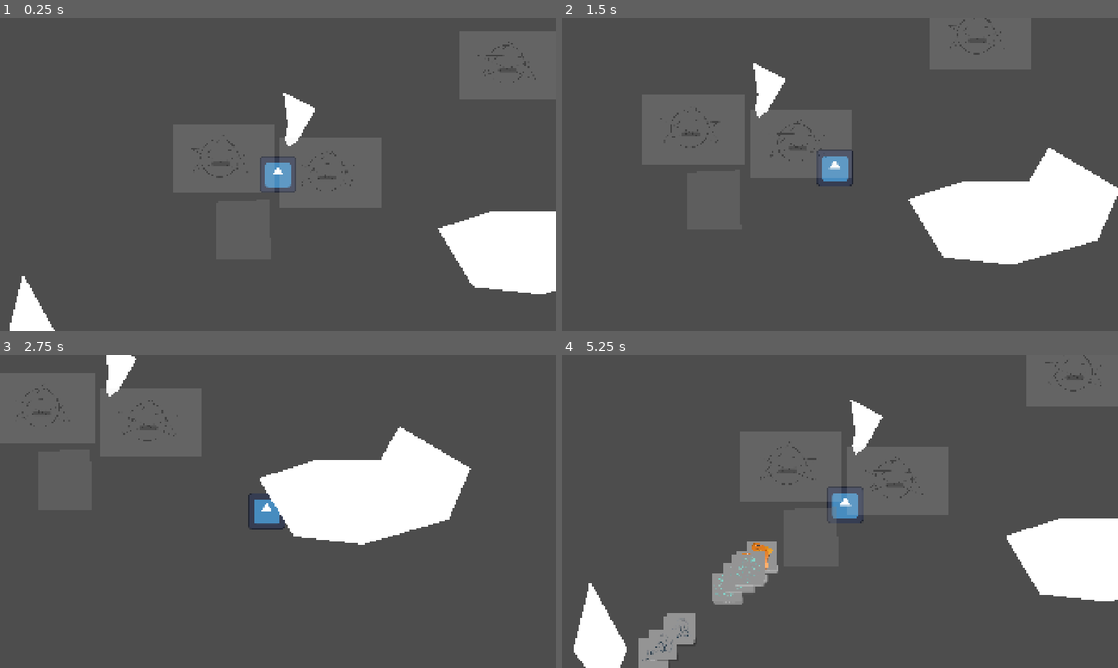
Above: before the commit, frames 1-4 (two rows, left to right).
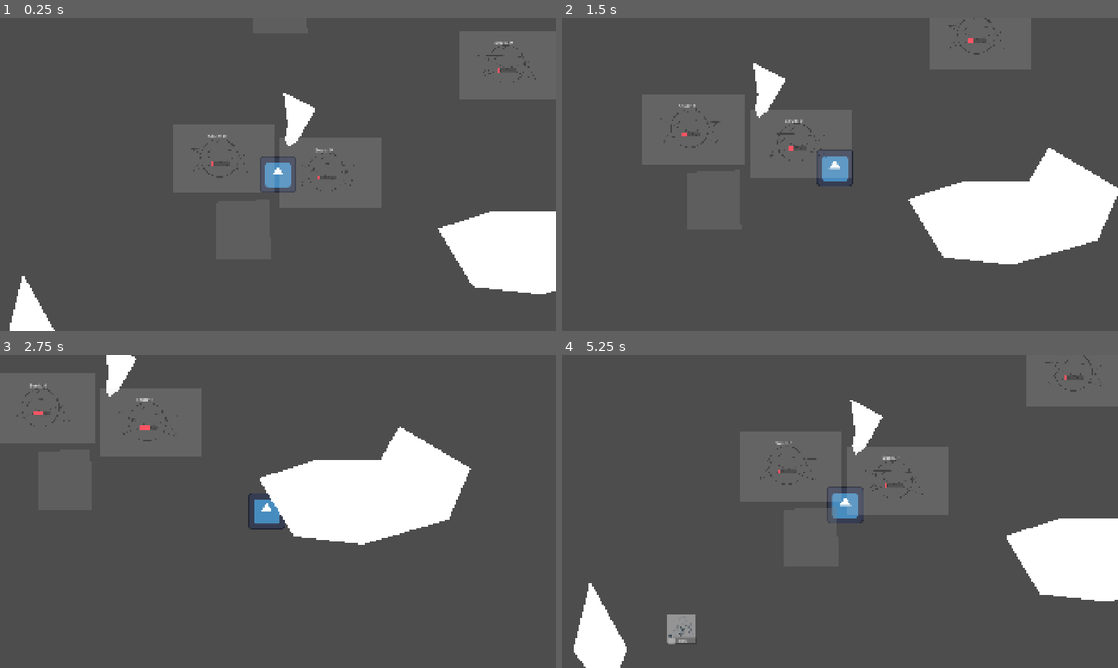
Above: after the commit, the same moments.

Repository: skeeeth/Allstar-Cult-Slip
Game: Godot game, scene res://Source/Level/World/World.tscn
Same seed, same stepped clock (60 frames per second), same inputs: the game is played once before the commit and once after it. The engine's default icon, where the game draws it, is replaced by a stand-in: a white triangle on a blue panel in a dark square.
Inputs:
- Up to frame 1 (0.25 s): no input
- Up to frame 2 (1.5 s): tap Enter at 0.5 s; hold D (right) 0.53-1.28 s; hold E (Interact) 0.53-1.28 s; tap 2 (two) at 0.8, 1.35 s; hold S (down) from 1.28 s (still down)
- Up to frame 3 (2.75 s): tap E (Interact) at 1.55 s; release S (down) at 2.03 s; hold D (right) from 2.03 s (still down); hold E (Interact) from 2.03 s (still down); tap 2 (two) at 2.3 s
- Up to frame 4 (5.25 s): release D (right) at 2.78 s; release E (Interact) at 2.78 s; hold W (up) 2.78-3.53 s; tap 1 (one) at 2.85 s; tap E (Interact) at 3.05, 4.35 s; hold 2 (two) 3.53-4.28 s; hold A (left) 3.53-5.03 s; hold S (down) from 5.03 s (still down); hold 2 (two) from 5.03 s (still down)

The runs differ from the first frame. In frame 1, less than 0.1% of the frame differs, in the area x 37-93%, y 7-52%; in frame 2, less than 0.1%; in frame 3, 0.1%; in frame 4, 2.4%, in the area x 13-91%, y 6-100%.

Commit message:
Single Target Tower

Diff:
--- a/Assets/SSS_theme.tres
+++ b/Assets/SSS_theme.tres
@@ -1,3 +1,7 @@
 [gd_resource type="Theme" format=3 uid="uid://c8fudp8ycih5q"]
 
+[sub_resource type="StyleBoxFlat" id="StyleBoxFlat_g6o72"]
+bg_color = Color(1, 0.32747653, 0.3874087, 1)
+
 [resource]
+ProgressBar/styles/fill = SubResource("StyleBoxFlat_g6o72")
--- a/Source/Interactable/Circle/ResourceCircle.tscn
+++ b/Source/Interactable/Circle/ResourceCircle.tscn
@@ -7,7 +7,6 @@
 
 [node name="ResourceCircle" type="Node2D" unique_id=2118307154]
 script = ExtResource("1_8jeps")
-type = "Wood"
 
 [node name="Interaction Area" parent="." unique_id=268138595 instance=ExtResource("1_o0f0r")]
 
@@ -29,4 +28,19 @@
 offset_bottom = 30.0
 grow_horizontal = 2
 theme = ExtResource("4_vj2be")
+value = 17.04
 show_percentage = false
+
+[node name="Count Text" type="Label" parent="." unique_id=976405230]
+anchors_preset = 8
+anchor_left = 0.5
+anchor_top = 0.5
+anchor_right = 0.5
+anchor_bottom = 0.5
+offset_left = -26.0
+offset_top = -85.0
+offset_right = 5.0
+offset_bottom = -62.0
+grow_horizontal = 2
+grow_vertical = 2
+text = "text"
--- a/Source/Interactable/Circle/resource_circle.gd
+++ b/Source/Interactable/Circle/resource_circle.gd
@@ -7,24 +7,35 @@
 
 @onready var interact_hitbox: Interactable = $"Interaction Area"
 @onready var progress_bar: ProgressBar = $ProgressBar
+@onready var count_text: Label = $"Count Text"
 
 func _ready() -> void:
 	interact_hitbox.interacted.connect(on_interaction)
-
-
+	roll_resource()
 
 func on_interaction():
 	if store >= 1:
 		ResourceManager.add_resource(type,store)
 		store = 0
+		progress = 0
+		roll_resource()
 
 func _process(delta: float) -> void:
 	progress += delta
 	if progress >= cadence:
 		progress -= cadence
 		store += 1
+		_set_text()
 
-	progress_bar.value = delta
+	progress_bar.value = progress
 
 func roll_resource():
+	var t = ResourceManager.ResourceTypes.values().pick_random()
+	type = ResourceManager.ResourceNames[t]
+	cadence = ResourceManager.ResourceCadence[t]
+
 	progress_bar.max_value = cadence
+	_set_text()
+
+func _set_text():
+	count_text.text = "%s: %s" % [type,store]
--- a/Source/Interactable/Tower Site/TowerSite.tscn
+++ b/Source/Interactable/Tower Site/TowerSite.tscn
@@ -4,10 +4,11 @@
 [ext_resource type="PackedScene" uid="uid://chb2l2bjixpa2" path="res://Source/Interactable/Interactable.tscn" id="1_v6gqn"]
 [ext_resource type="Script" uid="uid://dlv0kunqio4rh" path="res://Source/Interactable/Towers/TowerData.gd" id="2_0yyf7"]
 [ext_resource type="Resource" uid="uid://cwdovgn6qws6s" path="res://Source/Interactable/Towers/List/BananaField.tres" id="3_m2jwy"]
+[ext_resource type="Resource" uid="uid://q28bs4ba3fb4" path="res://Source/Interactable/Towers/List/Spore Cannon.tres" id="4_m2jwy"]
 
 [node name="TowerSite" type="Node2D" unique_id=655530917]
 script = ExtResource("1_h1xah")
-tower_pool = Array[ExtResource("2_0yyf7")]([ExtResource("3_m2jwy")])
+tower_pool = Array[ExtResource("2_0yyf7")]([ExtResource("3_m2jwy"), ExtResource("4_m2jwy")])
 
 [node name="Interaction Area" parent="." unique_id=268138595 instance=ExtResource("1_v6gqn")]
 scale = Vector2(2.095, 2.095)
--- a/Source/Interactable/Tower Site/tower_site.gd
+++ b/Source/Interactable/Tower Site/tower_site.gd
@@ -29,3 +29,5 @@
 func _input(event: InputEvent) -> void:
 	if event.is_action_pressed("one"):
 		blueprint = tower_pool[0]
+	if event.is_action_pressed("two"):
+		blueprint = tower_pool[1]
--- a/Source/Interactable/Towers/List/BananaField.tres
+++ b/Source/Interactable/Towers/List/BananaField.tres
@@ -7,4 +7,5 @@
 cost = Dictionary[String, int]({
 "Bananas": 4
 })
+area_size = 200.0
 metadata/_custom_type_script = "uid://dlv0kunqio4rh"
--- /dev/null
+++ b/Source/Interactable/Towers/List/Spore Cannon.tres
@@ -0,0 +1,13 @@
+[gd_resource type="Resource" script_class="TowerData" format=3 uid="uid://q28bs4ba3fb4"]
+
+[ext_resource type="Script" uid="uid://dlv0kunqio4rh" path="res://Source/Interactable/Towers/TowerData.gd" id="1_6b1dq"]
+
+[resource]
+script = ExtResource("1_6b1dq")
+cost = Dictionary[String, int]({
+"Spores": 4
+})
+trigger_condition = 1
+trigger_time = 0.05
+area_size = 500.0
+metadata/_custom_type_script = "uid://dlv0kunqio4rh"
--- a/Source/Interactable/Towers/Tower.gd
+++ b/Source/Interactable/Towers/Tower.gd
@@ -7,12 +7,18 @@
 var units_inside:Array[Unit]
 
 var targets:Array[Unit]
+var max_targets:int = 1
 
 var area_time:float = 0
+var target_time:Dictionary[Unit,float]
+@export var range_shape: CollisionShape2D
 
 static func create(from_data:TowerData) -> Tower: #Make sure to add to scene!
 	var new_tower:Tower = self_scene.instantiate()
 	new_tower.data = from_data
+	var circle = CircleShape2D.new()
+	circle.radius = from_data.area_size
+	new_tower.range_shape.shape = circle
 	return new_tower
 
 
@@ -29,29 +35,51 @@
 
 func register_unit(u:Unit):
 	units_inside.append(u)
+	u.died.connect(unregister_unit)
 	match data.trigger_condition:
 		TowerData.trigger_conditions.ENTRY:
 			targets.append(u)
-			trigger()
+			trigger_single(u)
 			targets.erase(u)
 		TowerData.trigger_conditions.AREA_TIME:
 			targets.append(u)
 		TowerData.trigger_conditions.UNIT_TIME:
-			pass
+			set_target_last()
 
 func unregister_unit(u:Unit):
 	units_inside.erase(u)
+	targets.erase(u)
+	target_time.erase(u)
+	set_target_last()
 
 func _process(delta: float) -> void:
 	match data.trigger_condition:
 		TowerData.trigger_conditions.AREA_TIME:
 			area_time += delta
 			if area_time >= data.trigger_time:
-				trigger()
+				trigger_all()
 				area_time -= data.trigger_time
+		TowerData.trigger_conditions.UNIT_TIME:
+			for u in targets:
+				target_time[u] += delta
+				if target_time[u] >= data.trigger_time:
+					target_time[u] -= data.trigger_time
+					trigger_single(u)
 
 
 
-func trigger():
+func trigger_all():
 	for u in targets:
-		u.take_damage(data.effect_strength)
+		trigger_single(u)
+
+
+func trigger_single(u:Unit):
+	u.take_damage(data.effect_strength)
+
+func set_target_last():
+	if targets.size() < max_targets:
+		if data.trigger_condition == TowerData.trigger_conditions.UNIT_TIME:
+			var u = units_inside.back()
+			if u == null: return
+			targets.append(u)
+			target_time[u] = 0.0
--- a/Source/Interactable/Towers/Tower.tscn
+++ b/Source/Interactable/Towers/Tower.tscn
@@ -12,8 +12,9 @@
 [sub_resource type="RectangleShape2D" id="RectangleShape2D_hv3xy"]
 size = Vector2(216, 225)
 
-[node name="Tower" type="Node2D" unique_id=447039082]
+[node name="Tower" type="Node2D" unique_id=447039082 node_paths=PackedStringArray("range_shape")]
 script = ExtResource("1_hv3xy")
+range_shape = NodePath("Effect Area/CollisionShape2D")
 
 [node name="Sprite2D" type="Sprite2D" parent="." unique_id=81413410]
 modulate = Color(0.74, 0.74, 0.74, 1)
--- a/Source/Level/Resource/ResourceManager.gd
+++ b/Source/Level/Resource/ResourceManager.gd
@@ -4,7 +4,18 @@
 signal key_update(key:String, change:int)
 
 var current:Dictionary[String, int]
+enum ResourceTypes{B,O,U}
+const ResourceNames:Dictionary[ResourceTypes,String] = {
+	ResourceManager.ResourceTypes.B: "Bananas",
+	ResourceManager.ResourceTypes.O: "Spores",
+	ResourceManager.ResourceTypes.U: "Souls",
+}
 
+var ResourceCadence:Dictionary[ResourceTypes,float] = {
+	ResourceManager.ResourceTypes.B: 2.0,
+	ResourceManager.ResourceTypes.O: 0.5,
+	ResourceManager.ResourceTypes.U: 5.0,
+}
 
 func add_resource(type:String, amount:int):
 	if current.has(type):
--- a/Source/Level/World/EnemyInstancer.gd
+++ b/Source/Level/World/EnemyInstancer.gd
@@ -1,20 +1,20 @@
 extends Node
 
 @onready var wave_timer: Timer = $Timer
-var scatter_range:float = 20
+var scatter_range:float = 300
 
 @export var enemy_pool:Array[EnemyData]
 @export var spawn_points:Array[Node2D]
 var next_point:Node2D
 var next_type:EnemyData
-var next_count:int = 4
+@export var next_count:int = 4
 
 func _ready() -> void:
 	determine_wave()
 
 
 func _on_timer_timeout() -> void:
-	#wave_timer.wait_time = 30
+	wave_timer.wait_time = 5
 	wave_timer.start()
 
 	spawn_wave(next_point,next_type,next_count)
--- a/Source/Level/World/World.tscn
+++ b/Source/Level/World/World.tscn
@@ -13,9 +13,9 @@
 [ext_resource type="PackedScene" uid="uid://ditooupt0qhfe" path="res://Source/Level/World/Base/Base.tscn" id="11_1obq6"]
 
 [sub_resource type="NavigationPolygon" id="NavigationPolygon_pkxw5"]
-vertices = PackedVector2Array(-822, 733, -750, 578, 673, 387, 911, 415, -378.75, 1499.5703, -30.296875, -1225.5938, 2089.3984, 14.1171875, 131, -226, 18, -285, -2154.6797, -129.67969, 552, 187, -881, 343, 36, -94, 34, -173, 28, -145, 24, -122, 67, -116, 1039, 8, 970, 125, 745, 125, 1208, 329, 1284, 153, -940, 585)
-polygons = Array[PackedInt32Array]([PackedInt32Array(0, 1, 2, 3, 4), PackedInt32Array(5, 6, 7, 8), PackedInt32Array(9, 5, 8), PackedInt32Array(10, 2, 1, 11, 12), PackedInt32Array(9, 8, 13, 14), PackedInt32Array(9, 14, 15), PackedInt32Array(16, 7, 6, 17), PackedInt32Array(9, 15, 12, 11), PackedInt32Array(17, 18, 19, 16), PackedInt32Array(20, 21, 6), PackedInt32Array(20, 6, 4), PackedInt32Array(3, 20, 4), PackedInt32Array(0, 4, 9, 22), PackedInt32Array(11, 22, 9), PackedInt32Array(10, 12, 16, 19), PackedInt32Array(17, 6, 21)])
-outlines = Array[PackedVector2Array]([PackedVector2Array(-30, -1237, -2172, -132, -380, 1512, 2109, 14)])
+vertices = PackedVector2Array(-750, 578, 911, 415, 6870.242, 546.4219, -141.71875, 3724.4375, -822, 733, 503.5625, -3598.3516, 131, -226, 18, -285, -5492.617, -310.65625, -940, 585, -881, 343, 34, -173, 28, -145, 24, -122, 36, -94, 1208, 329, 1284, 153, 67, -116, 1039, 8, 970, 125, 745, 125, 552, 187, 673, 387)
+polygons = Array[PackedInt32Array]([PackedInt32Array(0, 1, 2, 3, 4), PackedInt32Array(5, 2, 6, 7), PackedInt32Array(4, 3, 8, 9), PackedInt32Array(8, 5, 7, 10), PackedInt32Array(10, 9, 8), PackedInt32Array(10, 7, 11, 12), PackedInt32Array(10, 12, 13), PackedInt32Array(10, 13, 14, 0), PackedInt32Array(15, 16, 2), PackedInt32Array(17, 6, 2), PackedInt32Array(18, 19, 20, 14), PackedInt32Array(14, 17, 2, 18), PackedInt32Array(2, 16, 18), PackedInt32Array(14, 20, 21, 0), PackedInt32Array(0, 21, 22), PackedInt32Array(1, 15, 2), PackedInt32Array(0, 22, 1)])
+outlines = Array[PackedVector2Array]([PackedVector2Array(504, -3610, -5511, -312, -143, 3736, 6891, 548)])
 
 [node name="Node2D" type="Node2D" unique_id=1300881241]
 
@@ -23,6 +23,7 @@
 script = ExtResource("6_6f6u3")
 enemy_pool = Array[ExtResource("2_0q3rt")]([ExtResource("3_a066j"), ExtResource("4_1obq6"), ExtResource("5_8er02")])
 spawn_points = [NodePath("../Spawn Clusters/North"), NodePath("../Spawn Clusters/SW"), NodePath("../Spawn Clusters/SE")]
+next_count = 1
 
 [node name="Timer" type="Timer" parent="Node" unique_id=1173809805]
 autostart = true
@@ -78,17 +79,20 @@
 [node name="ResourceCircle" parent="Circles" unique_id=2118307154 instance=ExtResource("3_5c1oy")]
 position = Vector2(-200, -60)
 cadence = 1.0
-type = "Bananas"
 
 [node name="ResourceCircle2" parent="Circles" unique_id=1354443513 instance=ExtResource("3_5c1oy")]
 position = Vector2(169, -11)
-type = "Souls"
 
 [node name="ResourceCircle3" parent="Circles" unique_id=1040504511 instance=ExtResource("3_5c1oy")]
 position = Vector2(790, -383)
 
 [node name="Base" parent="." unique_id=60688362 instance=ExtResource("11_1obq6")]
 
-[node name="Tower Site" type="Node2D" parent="." unique_id=1636829574]
+[node name="Tower Sites" type="Node2D" parent="." unique_id=1176436531]
+
+[node name="Tower Site" type="Node2D" parent="Tower Sites" unique_id=1636829574]
+
+[node name="TowerSite" parent="Tower Sites" unique_id=745322345 instance=ExtResource("4_huh1a")]
+position = Vector2(1, -584)
 
 [connection signal="timeout" from="Node/Timer" to="Node" method="_on_timer_timeout"]
--- a/Source/Unit/Enemy/Enemy.tscn
+++ b/Source/Unit/Enemy/Enemy.tscn
@@ -23,6 +23,7 @@
 shape = SubResource("CircleShape2D_qtjwj")
 
 [node name="HP_Bar" type="ProgressBar" parent="." unique_id=2059718330]
+z_index = 7
 custom_minimum_size = Vector2(100, 0)
 offset_left = -44.0
 offset_top = 30.0
